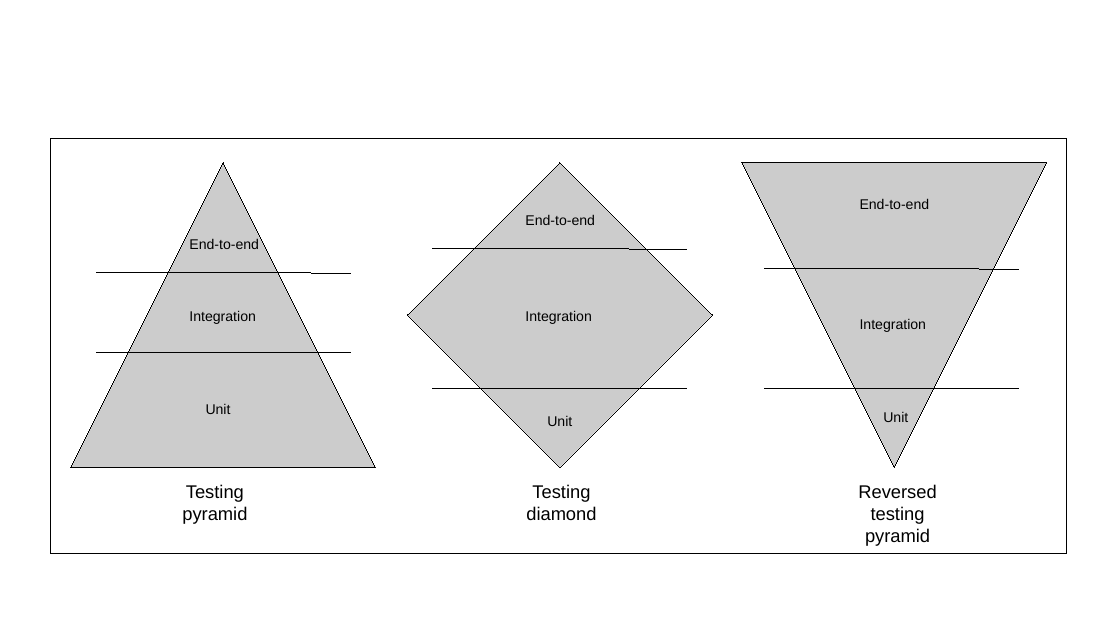
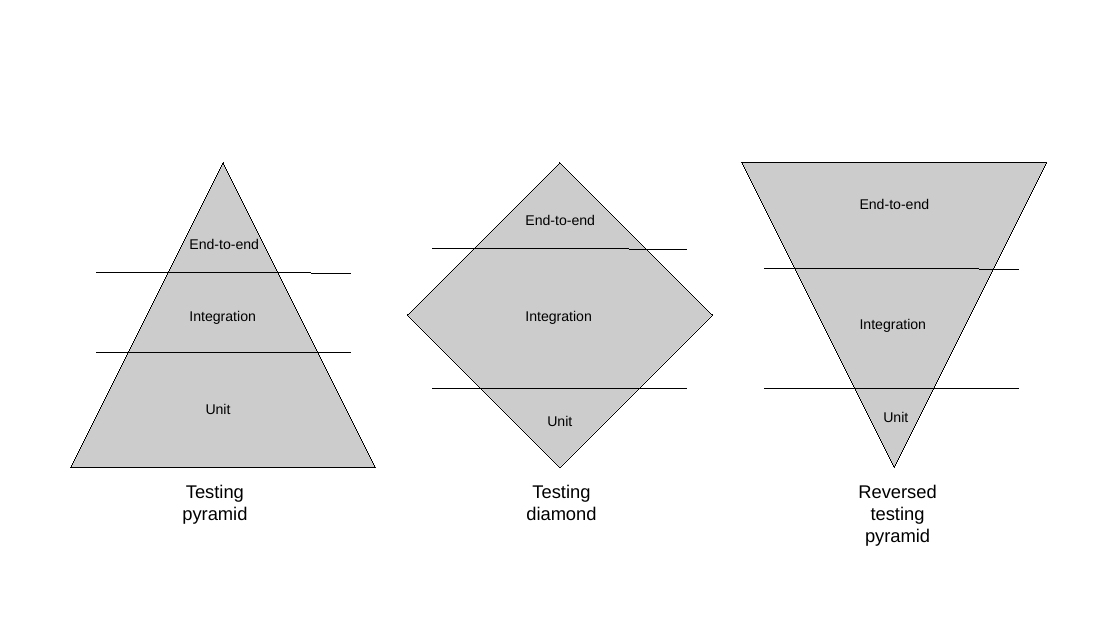
Before and after one commit to megakevin/end-point-blog, a slide deck: slide 35 of 2025/09/high-level-system-analysis-and-design-ddd-part-1/diagrams.odp. Drawn at 1120x630 pixels with LibreOffice and Linux fonts; fonts in the diff are those of the drawing. Boxes give left, top, right and bottom in pixels: in the first picture for what was removed or moved away, otherwise in the second. Text is boxed around its words. In the diff, an @@ line names an element or a change of style, - is before the commit and + after.

```diff
--- a/2025/09/high-level-system-analysis-and-design-ddd-part-1/diagrams.odp
+++ b/2025/09/high-level-system-analysis-and-design-ddd-part-1/diagrams.odp
@@ rectangle at [51, 139, 1067, 554]: outline #000000 0 pt to #FFFFFF 0 pt @@
```
Also in this commit, not shown: 3 other slides changed, 2 slides added, 3 other files.
